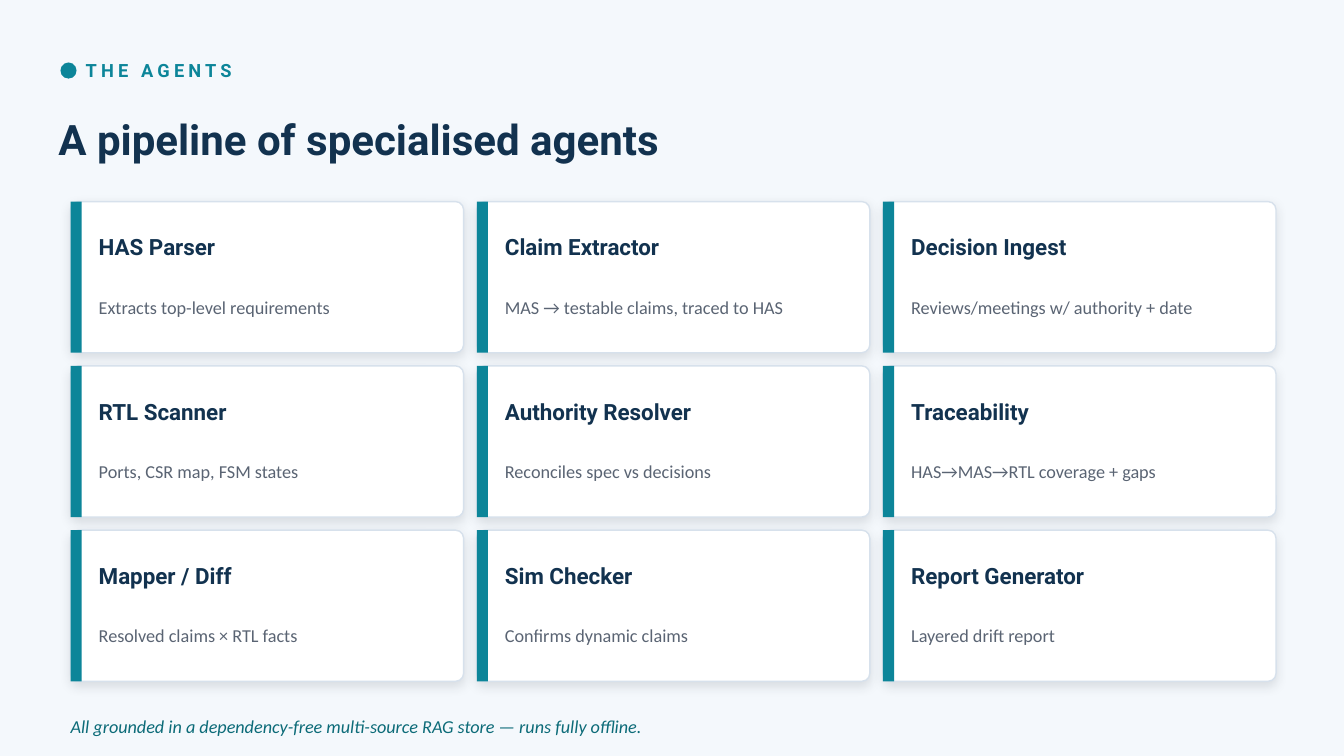
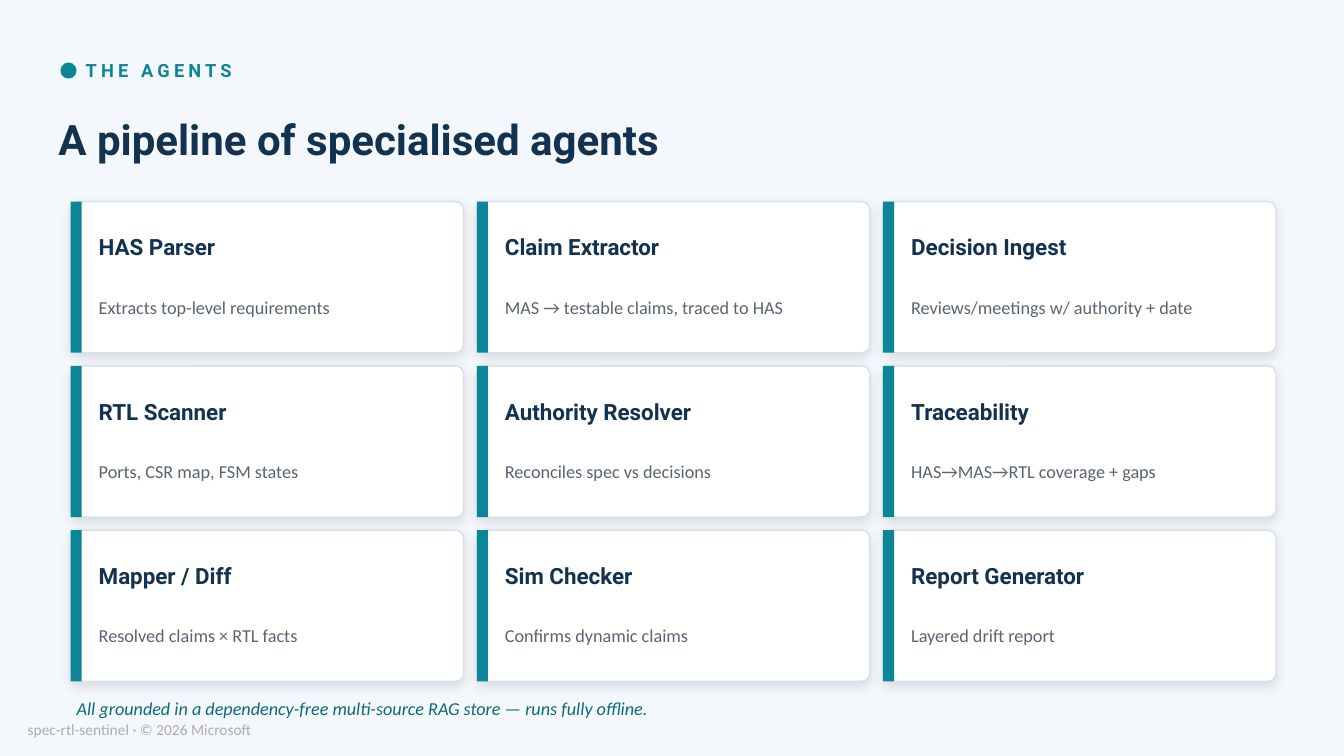
Before and after one commit to mayureshpiske19/spec-rtl-sentinel, a slide deck: slide 6 of presentation/Spec-RTL-Sentinel-Pitch.pptx. Drawn at 1344x756 pixels with LibreOffice and Linux fonts; fonts in the diff are those of the drawing. Boxes give left, top, right and bottom in pixels: in the first picture for what was removed or moved away, otherwise in the second. Text is boxed around its words. In the diff, an @@ line names an element or a change of style, - is before the commit and + after.

```diff
--- a/presentation/Spec-RTL-Sentinel-Pitch.pptx
+++ b/presentation/Spec-RTL-Sentinel-Pitch.pptx
@@ text "All grounded in a dependency-free ...": place and size @@
-text "All grounded in a dependency-free ..." at (71, 720, 642, 736)
+text "All grounded in a dependency-free ..." at (77, 702, 648, 718)
@@ text added at (28, 724, 251, 737), 11 pt, text #AFABAB @@
+spec-rtl-sentinel · © 2026 Microsoft
```
Also in this commit, not shown: 9 other slides changed, 1 other file.
